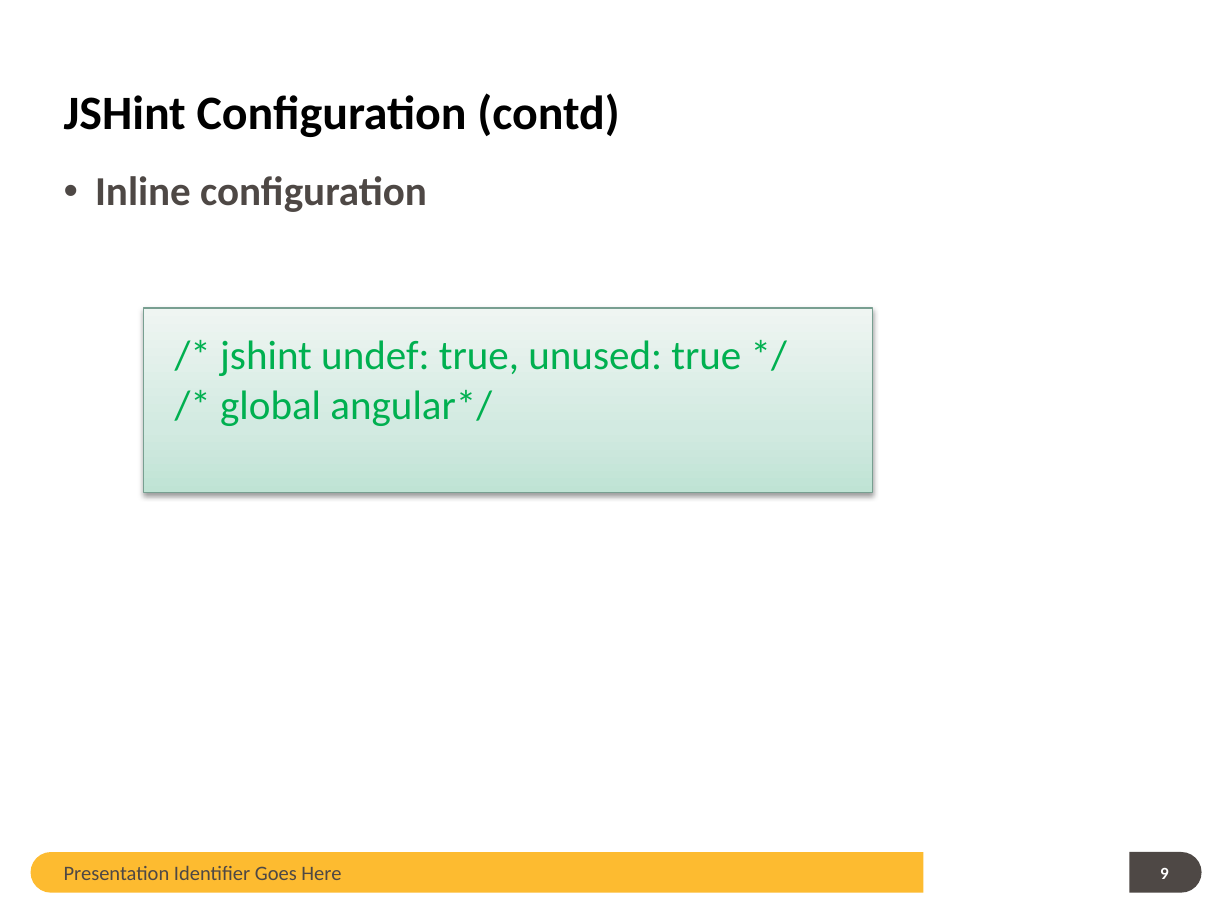
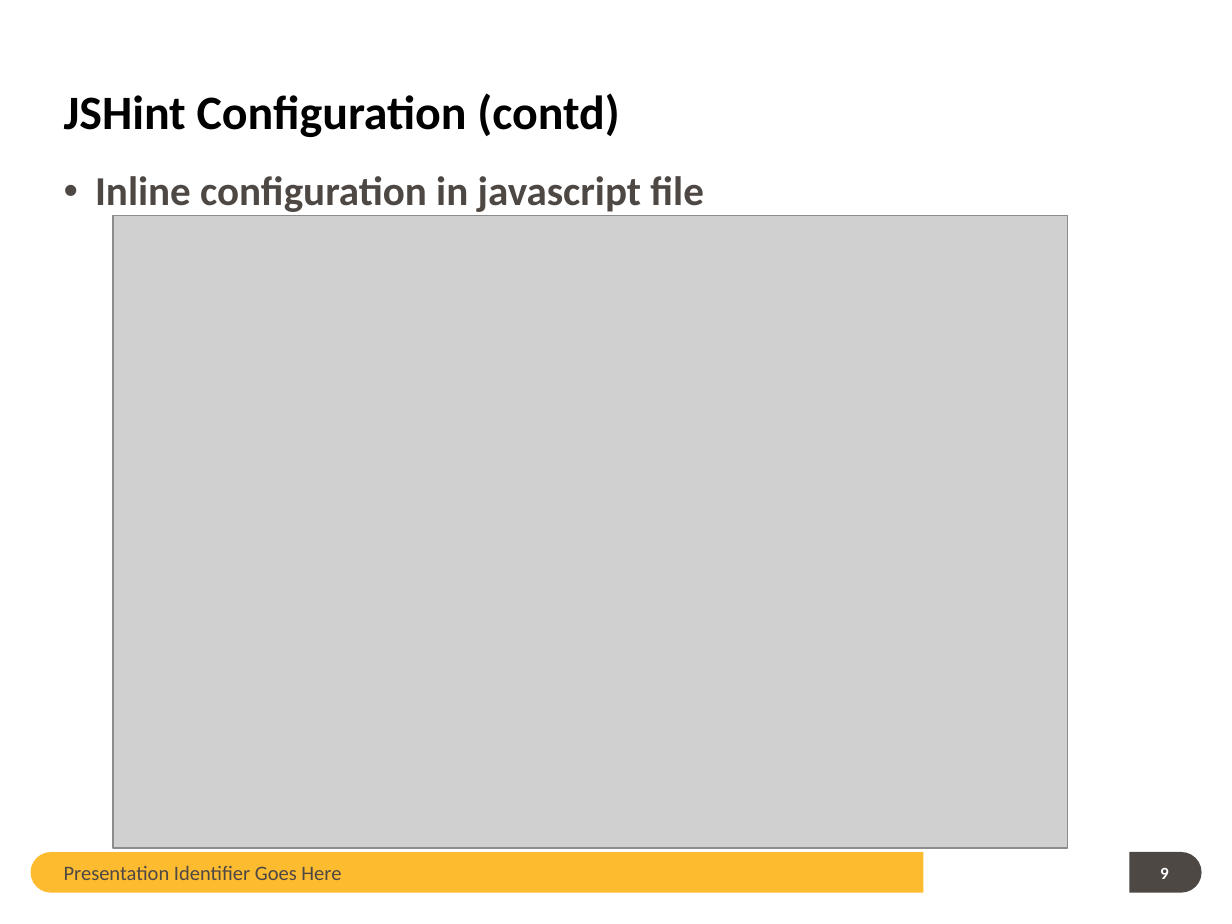
Before and after one commit to guangweiqiao/EIMS, a slide deck: slide 9 of EIMS/doc/JSHint TOI.pptx. Drawn at 1232x924 pixels with LibreOffice and Linux fonts; fonts in the diff are those of the drawing; grey boxes stand for pictures; background and template pictures are left out. Boxes give left, top, right and bottom in pixels: in the first picture for what was removed or moved away, otherwise in the second. Text is boxed around its words. In the diff, an @@ line names an element or a change of style, - is before the commit and + after.

```diff
--- a/EIMS/doc/JSHint TOI.pptx
+++ b/EIMS/doc/JSHint TOI.pptx
@@ text at box(95, 176, 703, 216): text changed @@
-• Inline configuration
+• Inline configuration in javascript file
@@ picture added at box(113, 216, 1068, 848) @@
@@ rectangle removed at box(144, 308, 873, 493) @@
-/* jshint undef: true, unused: true */
-/* global angular*/
```
Also in this commit, not shown: 8 other slides changed, 4 slides added, 23 slides removed.
